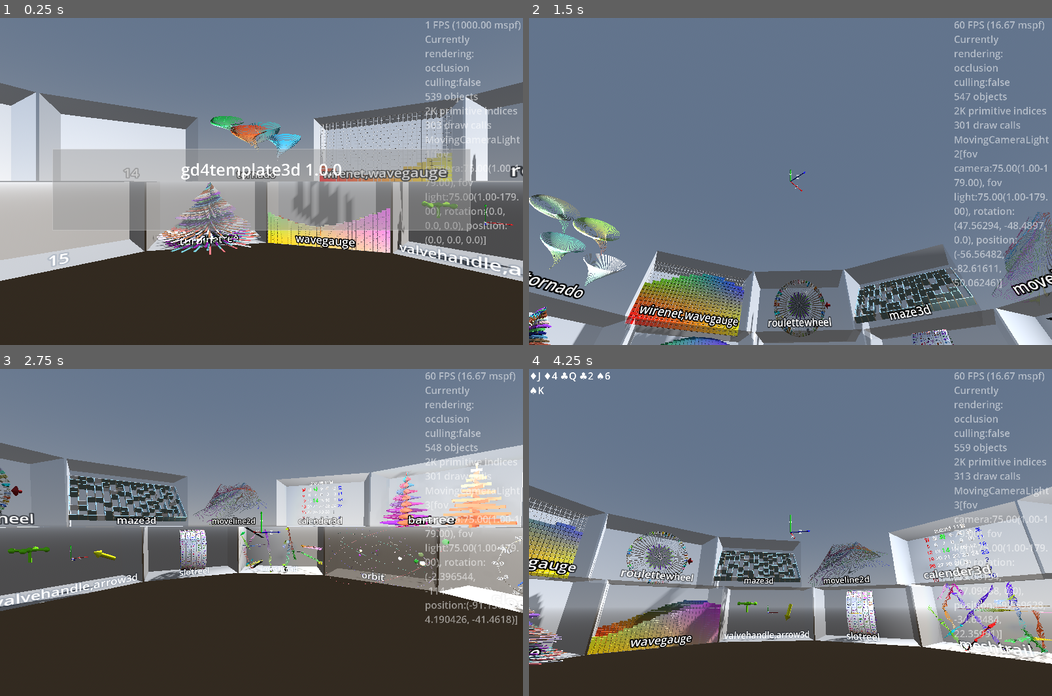
Above: before the commit, frames 1-4 (two rows, left to right).
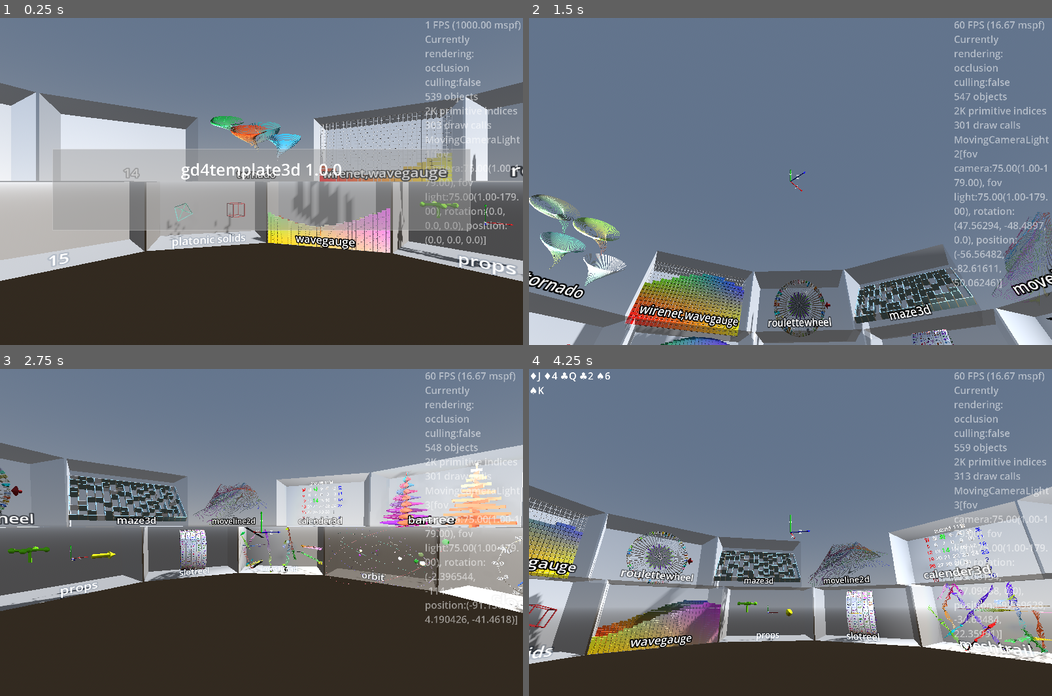
Above: after the commit, the same moments.

Repository: kasworld/gd4template3d
Game: Godot game, scene res://main.tscn
The game is run twice, just before and just after one commit, with the same random seed, the same clock (stepped at 60 frames per second) and the same inputs.
Inputs (mouse positions are in pixels of both pictures, inside the frame that each line leads up to):
- Up to frame 1 (0.25 s): no input
- Up to frame 2 (1.5 s): tap Enter at 0.5 s; move the mouse to (905, 165) at 0.52 s; hold Right 0.53-1.28 s; tap Q at 0.6 s; click (905, 165) at 0.67 s; move the mouse to (685, 197) at 1.27 s; hold Down from 1.28 s (still down); tap E at 1.35 s
- Up to frame 3 (2.75 s): move the mouse to (313, 460) at 2.02 s; release Down at 2.03 s; hold Right from 2.03 s (still down); tap Enter at 2.1 s
- Up to frame 4 (4.25 s): move the mouse to (764, 597) at 2.77 s; release Right at 2.78 s; hold Up 2.78-3.53 s; tap Q at 2.85 s; click (764, 597) at 2.92 s; move the mouse to (947, 581) at 3.52 s; hold Left from 3.53 s (still down); tap E at 3.6 s

The runs differ from the first frame. In frame 1, 2.5% of the frame differs, in the area x 29-100%, y 34-80%; in frame 2, 0.4%; in frame 3, 0.5%; in frame 4, 0.9%.

Commit message:
animation per demo, add platonic_solids_demo

Diff:
--- a/main.gd
+++ b/main.gd
@@ -2,21 +2,6 @@
 
 const WorldSize := Vector3(160,90,80)
 
-const AnimationDuration := 1.0
-var main_animation := Animation3D.new()
-func main_animation_ended(_node :Node3D, _ani :Dictionary) -> void:
-	if main_animation.is_empty():
-		start_all_animation()
-func start_rotate_animation(nd :Node3D, axis :int, ani_dur :float) -> void:
-	var diff :float = [PI/2,-PI/2].pick_random()
-	main_animation.start_rotate_subfield("ani_rot", nd, axis , nd.rotation[axis], nd.rotation[axis] + diff, ani_dur)
-func start_all_animation() -> void:
-	if arrow3d != null:
-		start_rotate_animation(arrow3d,
-			[Vector3.Axis.AXIS_X, Vector3.Axis.AXIS_Y, Vector3.Axis.AXIS_Z].pick_random(),
-			AnimationDuration)
-	if valvehandle != null:
-		start_rotate_animation(valvehandle, Vector3.Axis.AXIS_Y, AnimationDuration)
 
 
 func on_viewport_size_changed() -> void:
@@ -68,8 +53,6 @@
 	make_glass_cabinet()
 	setup_demo_to_cabinet()
 	$CenterCameraLight.make_current()
-	main_animation.animation_ended.connect(main_animation_ended)
-	start_all_animation()
 
 var demo_name_to_glass_cabinet := {}
 func setup_demo_to_cabinet() -> void:
@@ -82,11 +65,11 @@
 	maze3d_demo(glass_cabinet_list.pop_front(), "maze3d")
 	slotreel_demo(glass_cabinet_list.pop_front(), "slotreel")
 	wheel_demo(glass_cabinet_list.pop_front(), "roulettewheel" )
-	valvehandle_arrow3d_demo(glass_cabinet_list.pop_front(), "valvehandle,arrow3d")
+	props_demo(glass_cabinet_list.pop_front(), "props")
 	wirenet_wavegauge_demo(glass_cabinet_list.pop_front(), "wirenet,wavegauge")
 	wavegauge_demo(glass_cabinet_list.pop_front(), "wavegauge")
 	tornado_demo(glass_cabinet_list.pop_front(), "tornado")
-	turbine_tree_demo(glass_cabinet_list.pop_front(), "turbinetree")
+	platonic_solids_demo(glass_cabinet_list.pop_front(), "platonic solids")
 	print_debug("remain glass cabinet %d\ndemo size %s" % [
 		glass_cabinet_list.size(),demo_name_to_glass_cabinet.size()])
 
@@ -114,40 +97,37 @@
 func random_color() -> Color:
 	return NamedColorList.color_list.pick_random()[0]
 
-var centertree :Turbine
-var sidetree_list :Array
-func turbine_tree_demo(glasscabinet :GlassCabinet, labeltext :String = "") -> void:
-	if labeltext != "":
-		glasscabinet.set_label_text(labeltext)
-		demo_name_to_glass_cabinet[labeltext] = glasscabinet
-	#centertree = preload("res://turbine/turbine.tscn").instantiate(
-		#).init_basic(WorldSize.y, WorldSize.z/6, 1, 4
-		#).set_transform_all(scale_tree, Turbine.shift_zero, Turbine.rotate_zero,
-		#).set_color_all(random_color(),random_color())
-	#glasscabinet.add_child(centertree)
-	#centertree.rotation.x = PI/2
-	var tree_size := Vector3(WorldSize.z, WorldSize.y, WorldSize.z / 30)
-	var bar_count :int = WorldSize.y
-	var pos := Vector3(0.0,-WorldSize.y/2,0.0)
-	for i in 12:
-		var t = make_sub_tree_2(glasscabinet, tree_size, bar_count, 0.1 *i , pos)
-		t.rotation.y = PI/4 * i
-		t.rotate_tree_bar_y(PI*7)
-
-func scale_tree(rate):
-	return Vector3(rate,rate,1)
-func make_sub_tree_2(glasscabinet :GlassCabinet, tree_size :Vector3, bar_count :int, shift :float, pos :Vector3) -> BarTree:
-	var t = bartree_scene.instantiate()
-	glasscabinet.add_child(t)
-	t.position = pos
-	t.init_bartree_with_color(random_color(), random_color(), bar_count)
-	t.init_bartree_transform(tree_size, shift)
-	sidetree_list.append(t)
-	return t
-func animate_turbine_tree(delta :float) -> void:
-	return
-	for bt in sidetree_list:
-		bt.rotate_tree_bar_y(delta*10)
+var wire_cube :MultiMeshShape
+var wire_tetrahedron :MultiMeshShape
+func platonic_solids_demo(glasscabinet :GlassCabinet, labeltext :String = "") -> void:
+	if labeltext != "":
+		glasscabinet.set_label_text(labeltext)
+
+	wire_cube = preload("res://multi_mesh_shape/multi_mesh_shape.tscn").instantiate(
+		).init_wire_box( Vector3(20,20,20), 1, random_color())
+	glasscabinet.add_child(wire_cube)
+	wire_cube.position = Vector3(WorldSize.x/4, 0,0)
+	wire_tetrahedron = preload("res://multi_mesh_shape/multi_mesh_shape.tscn").instantiate(
+		).multi_line_by_pos( MultiMeshShape.TetrahedronPoints, 1, random_color())
+	glasscabinet.add_child(wire_tetrahedron)
+	wire_tetrahedron.position = Vector3(-WorldSize.x/4, 0,0)
+	platonic_solids_animation.animation_ended.connect(platonic_solids_animation_ended)
+	start_platonic_solids_animation()
+
+var platonic_solids_animation := Animation3D.new()
+func platonic_solids_animation_ended(_node :Node3D, _ani :Dictionary) -> void:
+	if platonic_solids_animation.is_empty():
+		start_platonic_solids_animation()
+func start_platonic_solids_animation() -> void:
+	var diff :float = [PI/2,-PI/2].pick_random()
+	var axis :int = [Vector3.Axis.AXIS_X, Vector3.Axis.AXIS_Y, Vector3.Axis.AXIS_Z].pick_random()
+	platonic_solids_animation.start_rotate_subfield(
+		"ani_rot", wire_cube, axis , wire_cube.rotation[axis], wire_cube.rotation[axis] + diff, 1.0)
+	diff = [PI/2,-PI/2].pick_random()
+	axis = [Vector3.Axis.AXIS_X, Vector3.Axis.AXIS_Y, Vector3.Axis.AXIS_Z].pick_random()
+	platonic_solids_animation.start_rotate_subfield(
+		"ani_rot", wire_tetrahedron, axis , wire_tetrahedron.rotation[axis], wire_tetrahedron.rotation[axis] + diff, 1.0)
+
 
 var tornado_list :Array # [ tornado , colorinfo ]
 func tornado_demo(glasscabinet :GlassCabinet, labeltext :String = "") -> void:
@@ -317,7 +297,7 @@
 
 var arrow3d :Arrow3D
 var valvehandle :ValveHandle
-func valvehandle_arrow3d_demo(glasscabinet :GlassCabinet, labeltext :String = "") -> void:
+func props_demo(glasscabinet :GlassCabinet, labeltext :String = "") -> void:
 	if labeltext != "":
 		glasscabinet.set_label_text(labeltext)
 		demo_name_to_glass_cabinet[labeltext] = glasscabinet
@@ -330,6 +310,20 @@
 		).init(WorldSize.x/10,WorldSize.x/10,4, random_color())
 	valvehandle.position = Vector3(-WorldSize.x/4, 0,0)
 	glasscabinet.add_child(valvehandle)
+	props_animation.animation_ended.connect(props_animation_ended)
+	start_props_animation()
+
+var props_animation := Animation3D.new()
+func props_animation_ended(_node :Node3D, _ani :Dictionary) -> void:
+	if props_animation.is_empty():
+		start_props_animation()
+func start_props_animation() -> void:
+	var diff :float = [PI/2,-PI/2].pick_random()
+	var axis :int = [Vector3.Axis.AXIS_X, Vector3.Axis.AXIS_Y, Vector3.Axis.AXIS_Z].pick_random()
+	props_animation.start_rotate_subfield("ani_rot", arrow3d, axis , arrow3d.rotation[axis], arrow3d.rotation[axis] + diff, 1.0)
+	diff = [PI/2,-PI/2].pick_random()
+	axis = Vector3.Axis.AXIS_Y
+	props_animation.start_rotate_subfield("ani_rot", valvehandle, axis , valvehandle.rotation[axis], valvehandle.rotation[axis] + diff, 1.0)
 
 
 func line2d_demo(glasscabinet :GlassCabinet, labeltext :String = "") -> void:
@@ -452,11 +446,10 @@
 	for mt in meshtrail_list:
 		mt.move_trail(delta, bounce_fn, trailmesh_radius, 4*PI,)
 	tornado_animate()
-	animate_turbine_tree(delta)
 	$GlassCabinetContainer1.rotate_y(delta/10)
 	$GlassCabinetContainer2.rotate_y(-delta/10)
-
-	main_animation.handle_animation()
+	platonic_solids_animation.handle_animation()
+	props_animation.handle_animation()
 	if $MovingCameraLightHober.is_current_camera():
 		$MovingCameraLightHober.move_hober_around_z(now/2.3, Vector3.ZERO, WorldSize.length()/2, WorldSize.length()/4 )
 	elif $MovingCameraLightAround.is_current_camera():
